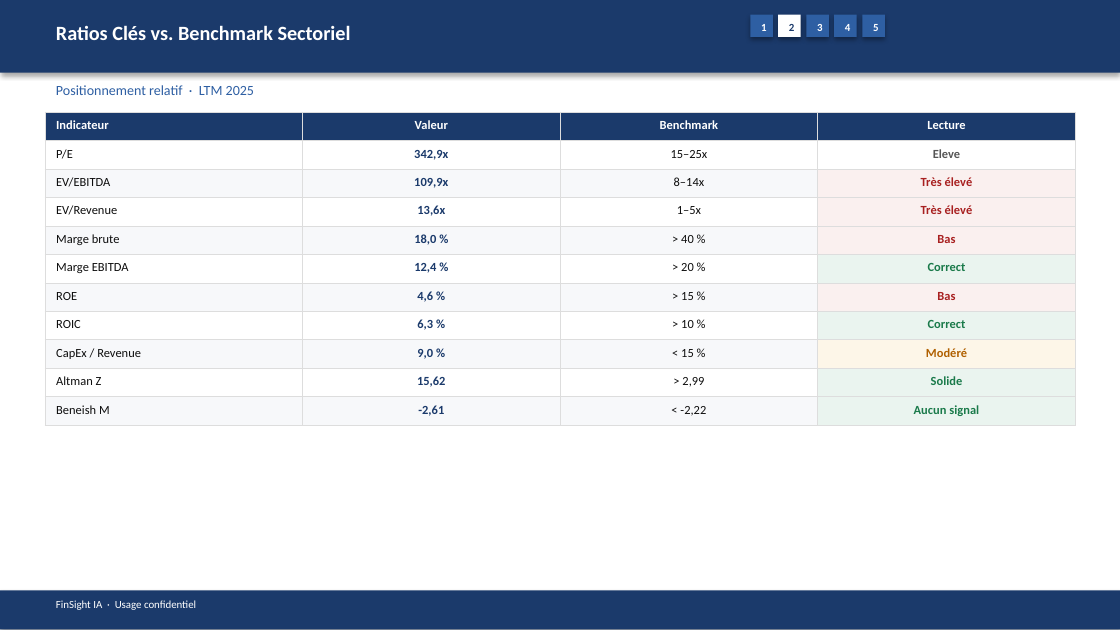
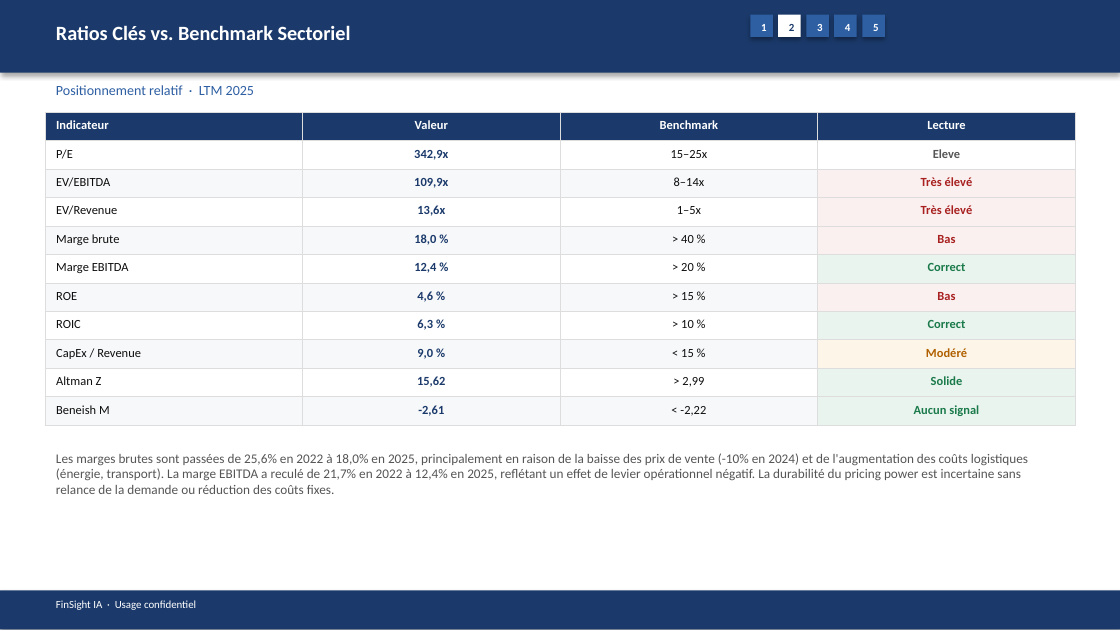
Before and after one commit to baptistejeh07-art/finsight-ia, a slide deck: slide 10 of preview/TSLA/TSLA_pitchbook.pptx. Drawn at 1120x630 pixels with LibreOffice and Linux fonts; fonts in the diff are those of the drawing. Boxes give left, top, right and bottom in pixels: in the first picture for what was removed or moved away, otherwise in the second. Text is boxed around its words. In the diff, an @@ line names an element or a change of style, - is before the commit and + after.

```diff
--- a/preview/TSLA/TSLA_pitchbook.pptx
+++ b/preview/TSLA/TSLA_pitchbook.pptx
@@ text added at <box>56,453,1028,494</box>, 8.5 pt, text #555555 @@
+Les marges brutes sont passées de 25,6% en 2022 à 18,0% en 2025, principalement en raison de la baisse des prix de vente (-10% en 2024) et de l'augmentation des coûts logistiques (énergie, transport). La marge EBITDA a reculé de 21,7% en 2022 à 12,4% en 2025, reflétant un effet de levier opérationnel négatif. La durabilité du pricing power est incertaine sans relance de la demande ou réduction des coûts fixes.
```
Also in this commit, not shown: 17 other slides changed, 4 other files.
